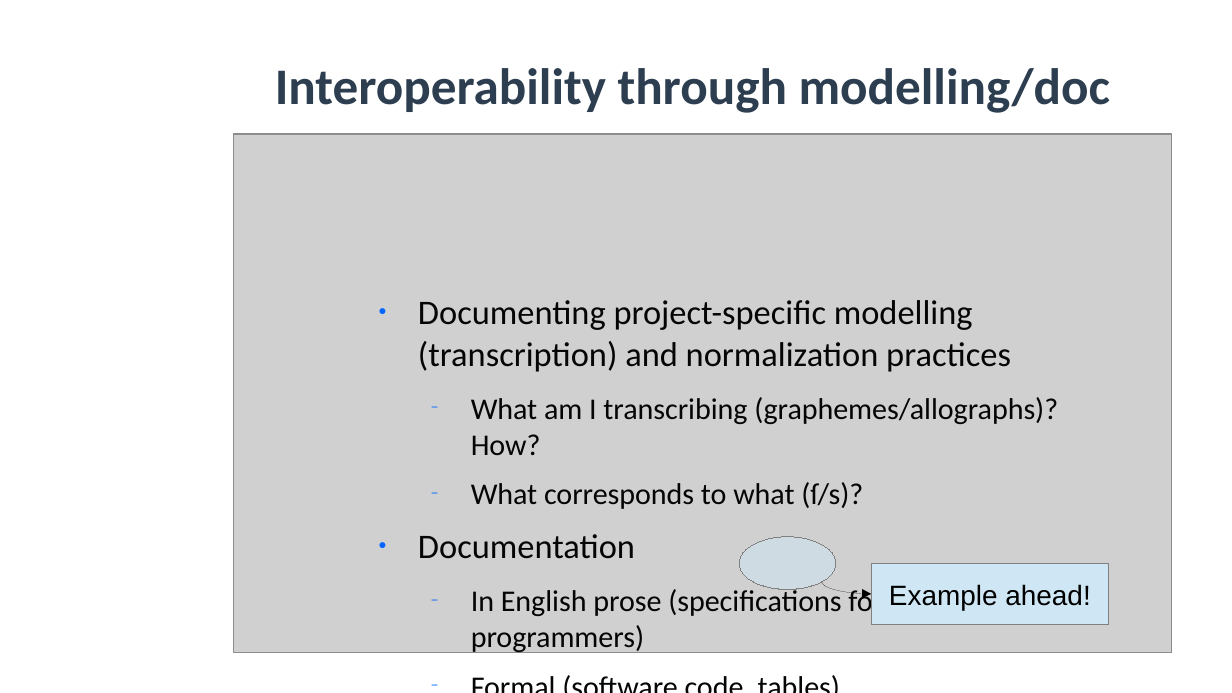
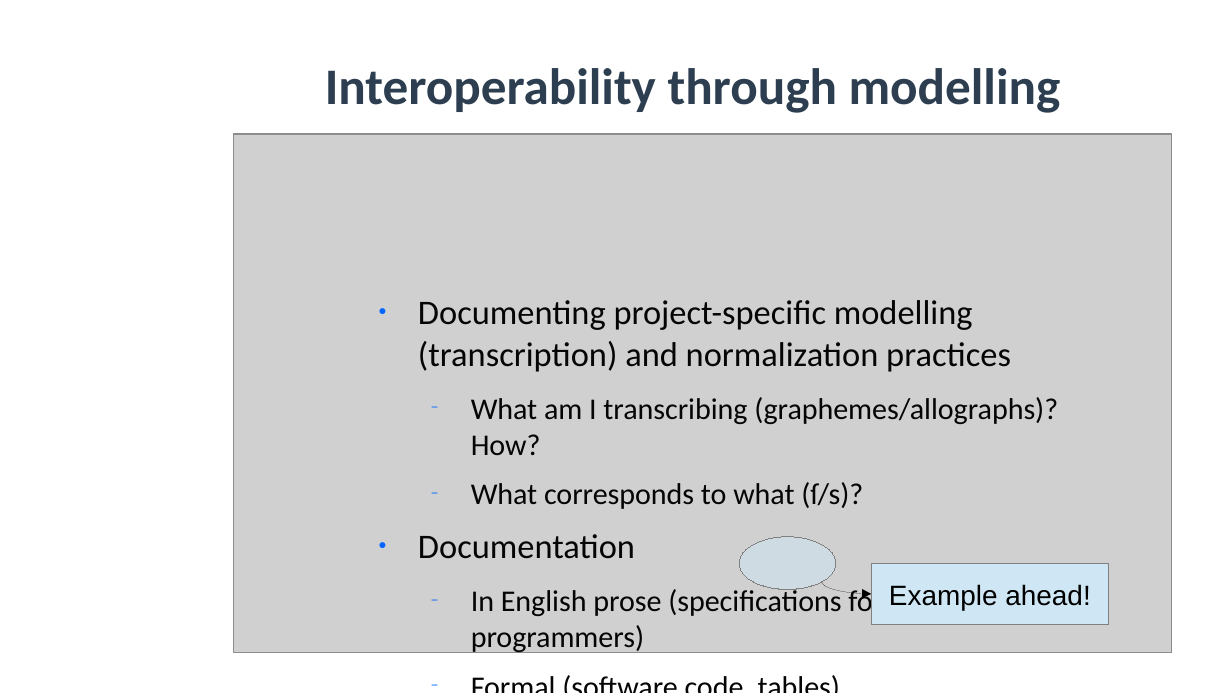
Before and after one commit to SunoikisisDC/SunoikisisDC-2021-2022, a slide deck: slide 25 of Summer/Session3_Monella.odp. Drawn at 1232x693 pixels with LibreOffice and Linux fonts; fonts in the diff are those of the drawing; grey boxes stand for pictures; background and template pictures are left out. Boxes give left, top, right and bottom in pixels: in the first picture for what was removed or moved away, otherwise in the second. Text is boxed around its words. In the diff, an @@ line names an element or a change of style, - is before the commit and + after.

```diff
--- a/Summer/Session3_Monella.odp
+++ b/Summer/Session3_Monella.odp
@@ title at <box>325,68,1061,113</box>: text changed @@
-Interoperability through modelling/doc
+Interoperability through modelling
```
Also in this commit, not shown: 2 other slides changed, 1 other file.
